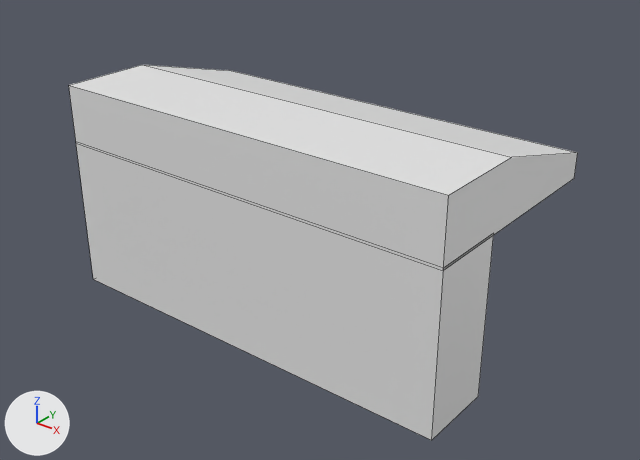
Renders of the Blender file files/4x6_dosssman/blender/pcb_holder_top.blend from each side of a commit.
The view is the same before and after, from a 50 mm lens placed at (13.33, -14.38, 10.28), pointed at (-0.73, 3.19, -0.61). Lighting does not change. The marker at lower left points along +X, +Y and +Z. Mesh edges are drawn as thin lines.

The first picture shows 'Base', 'Base.001'.
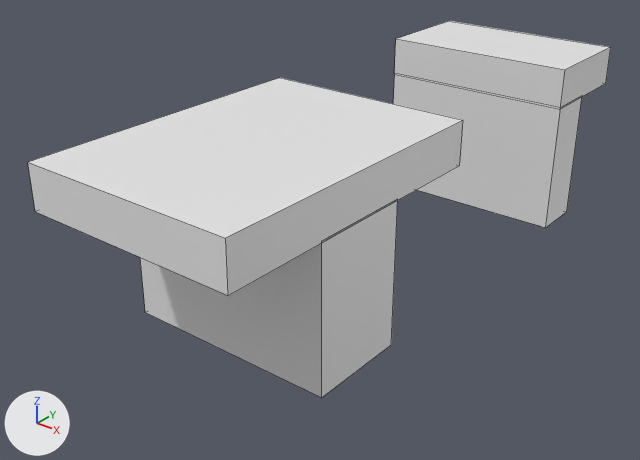
The change, as JSON lines over the scene's bpy script:
```json
{"op": "remove", "block": "ob_base", "code": ["ob_base = bpy.data.objects.new('Base', me_cube_003)", "ob_base.location = (0.0, 2.0, 2.84)", "ob_base.rotation_euler = (1.571, 0.0, 0.0)  # degrees (90, 0, 0)", "ob_base.scale = (5.7, 0.8, 3.0)"]}
{"op": "set", "path": "ob_base_001.location", "old": "(0.0, 0.0, 0.0)", "new": "(0.0, 11.76, 2.55)"}
{"op": "set", "path": "ob_base_001.rotation_euler", "old": "(0.0, 0.0, 0.0)", "new": "(1.571, 0.0, 0.0)", "note": "degrees (0, 0, 0) -> degrees (90, 0, 0)"}
{"op": "set", "path": "ob_base_001.scale", "old": "(5.7, 1.0, 2.1)", "new": "(3.0, 0.6, 1.7)"}
{"op": "add", "block": "ob_base_004", "code": ["ob_base_004 = bpy.data.objects.new('Base.004', me_cube_005.copy())  # the mesh of ob_base_001", "ob_base_004.location = (0.0, 0.0, 2.55)", "ob_base_004.rotation_euler = (1.571, 0.0, 0.0)  # degrees (90, 0, 0)", "ob_base_004.scale = (3.0, 0.6, 4.2)"]}
{"op": "add", "block": "ob_base_003", "code": ["ob_base_003 = bpy.data.objects.new('Base.003', me_cube_005.copy())  # the mesh of ob_base_001", "ob_base_003.location = (0.0, 10.83, 0.0)", "ob_base_003.scale = (3.0, 0.775, 2.0)"]}
{"op": "add", "block": "ob_base_002", "code": ["ob_base_002 = bpy.data.objects.new('Base.002', me_cube_005.copy())  # the mesh of ob_base_001", "ob_base_002.location = (0.0, 0.0, 0.0)", "ob_base_002.scale = (3.0, 1.4, 2.0)"]}
```

Pixel boxes [x1, y1, x2, y2] of what changed, in the pictures (640 x 460 px):
```json
{"object": "Base.001", "change": "moved, turned, rescaled", "before": [76, 141, 494, 440], "after": [394, 21, 611, 109]}
{"object": "Base.004", "change": "added", "after": [28, 78, 463, 296]}
{"object": "Base", "change": "deleted", "before": [69, 65, 578, 270]}
{"object": "Base.002", "change": "added", "after": [140, 199, 398, 398]}
{"object": "Base.003", "change": "added", "after": [393, 74, 582, 228]}
```
